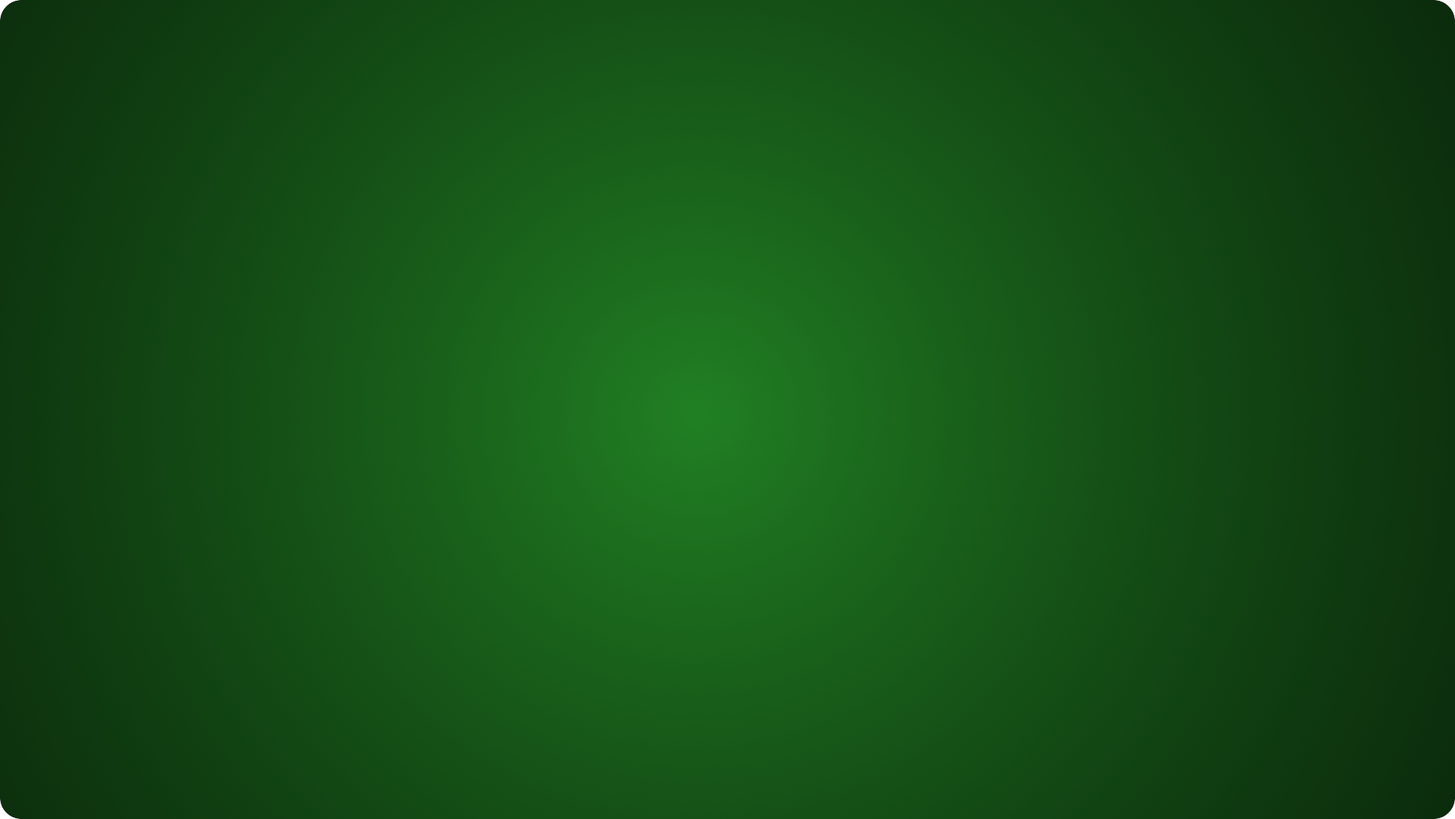
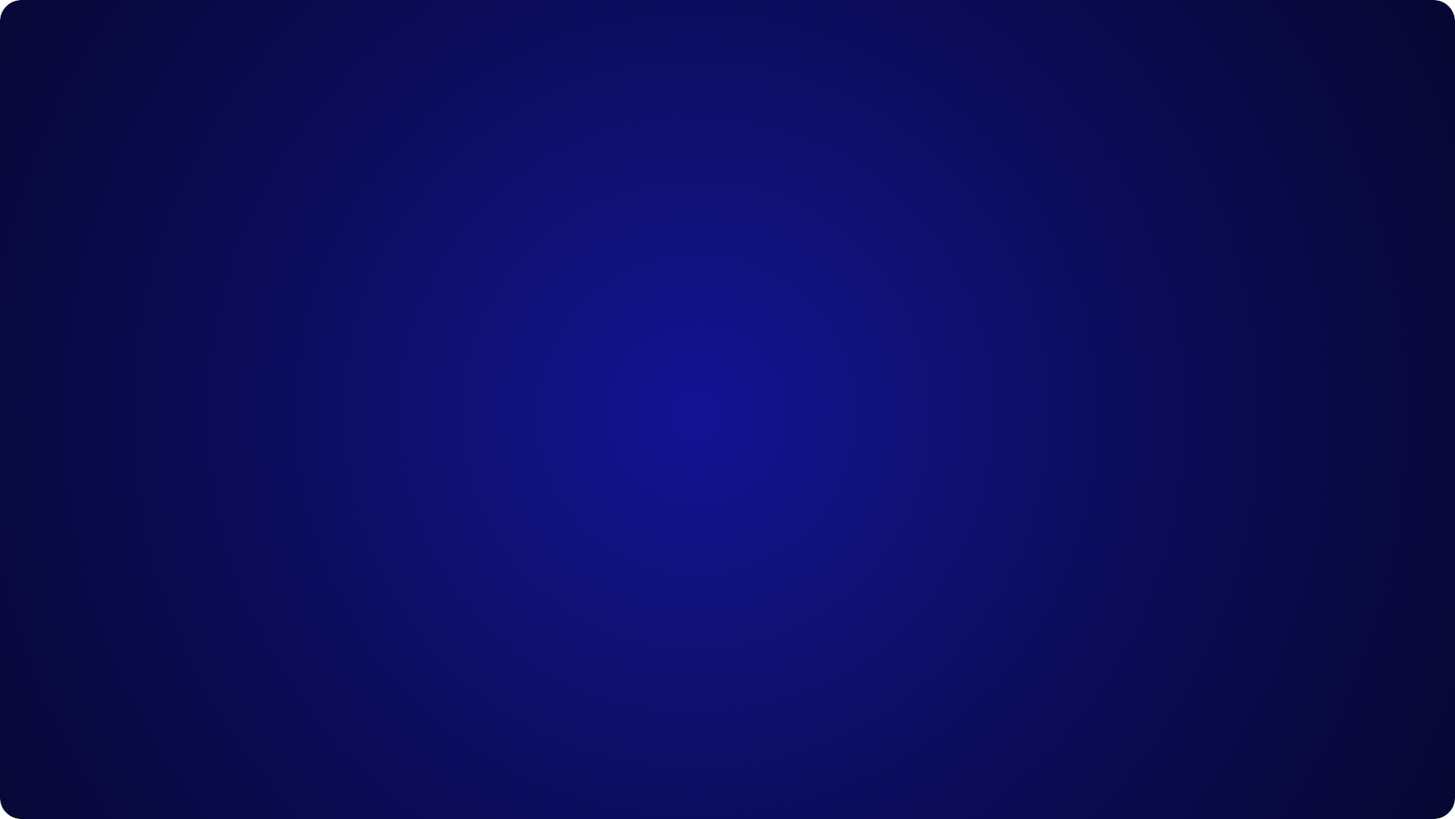
Two versions of the same layered image (1455 × 819). Layer-by-layer changes:
added layer "Bleu" above "Vert" over box(0, 0, 1455, 819)
renamed "Background" to "Vert", hid it over box(0, 0, 1455, 819)
